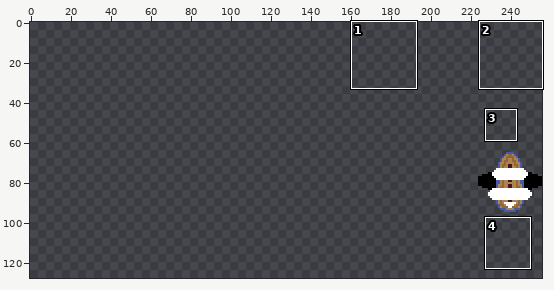
Sprite sheet -- public/benchmark2/dist/sos_assets/spritesheets/player_fiberglass.png. Above, an overview of the earlier version with the close-up marked.
Close-up. Before the commit:
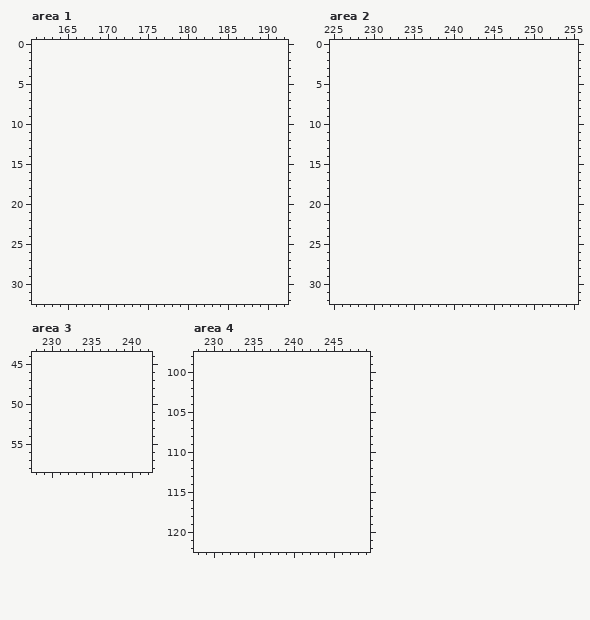
The file is 32x32 pixels. Colours within 5 levels of each other are drawn and written as one. Shown: area 1: x 161..192, y 0..32; area 2: x 225..255, y 0..32; area 3: x 228..242, y 44..58; area 4: x 228..249, y 98..122. The old version is drawn lined up with the new one, on the new canvas. The commit also changed other parts of the picture, which this record leaves out.
Now the later version:
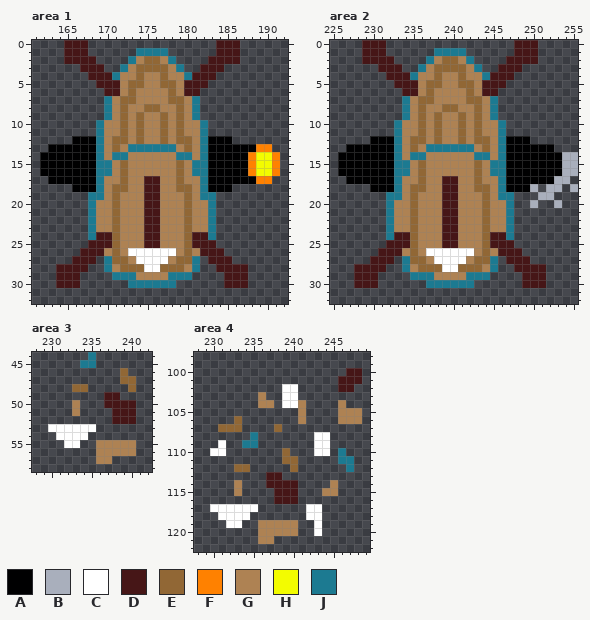
Palette (. is transparent): A #000001  B #a9afbc  C #ffffff  D #461617  E #916735  F #ff8100  G #ae8253  H #f3fc00  J #1c7a91
From old to new:
canvas 32x32 -> 256x128, the old top-left corner now at 224,64
Changed rows in their new state; - is an unchanged pixel.
Area 1:
first column x 162:
 0 ---DDD----------------DDD-----
 1 ---DDD------JJJJ------DDD-----
 2 ---DDDD----JGEEGJ----DDDD-----
 3 -----DDD--JGEEEEGJ--DDD-------
 4 ------DDDJGGEGGEGGJDDD--------
 5 -------DDDGEEGGEEGDDD---------
 6 --------DDGEGGGGEGDD----------
 7 --------JGEEGGGGEEGJ----------
 8 --------JGEGGEEGGEGJ----------
 9 --------JGEGEGGEGEGJ----------
10 -------JGGEGEGGEGEGGJ---------
11 -------JGGEGEGGEGEGGJ---------
12 ----AAAJGEEGEGGEGEEGJAAA------
13 -AAAAAAJGEGJJJJJJGEGJAAAAAAFF-
14 AAAAAAAJGJJGGGGGGJJGJAAAAAFHHF
15 AAAAAAAJJGEGGGGGGEGJJAAAAAFHHF
16 AAAAAAAJJGEGGGGGGEGJJAAAAAFHHF
17 -AAAAAAJGGEGGDDGGEGGJAAAAAAFF-
18 ----AAAJGEEGGDDGGEEGJAAA------
19 ------JJGEGGGDDGGGEGJJ--------
20 ------JGGEGGGDDGGGEGGJ--------
21 ------JGGEGGGDDGGGEGGJ--------
22 ------JGGEGGGDDGGGEGGJ--------
23 ------JGGEGGGDDGGGEGGJ--------
24 ------JDDEGGGDDGGGEDDJ--------
25 ------DDDEGGGDDGGGEDDD--------
26 -----DDDGEGCCCCCCGEGDDD-------
27 ----DDD-JEEGCCCCGEEJ-DDD------
28 --DDDD--JGEEECCEEEGJ--DDDD----
29 --DDD----JJJGGGGJJJ----DDD----
30 --DDD------JJJJJJ------DDD----
Area 2:
first column x 226:
 0 ---DDD----------------DDD-----
 1 ---DDD------JJJJ------DDD-----
 2 ---DDDD----JGEEGJ----DDDD-----
 3 -----DDD--JGEEEEGJ--DDD-------
 4 ------DDDJGGEGGEGGJDDD--------
 5 -------DDDGEEGGEEGDDD---------
 6 --------DDGEGGGGEGDD----------
 7 --------JGEEGGGGEEGJ----------
 8 --------JGEGGEEGGEGJ----------
 9 --------JGEGEGGEGEGJ----------
10 -------JGGEGEGGEGEGGJ---------
11 -------JGGEGEGGEGEGGJ---------
12 ----AAAJGEEGEGGEGEEGJAAA------
13 -AAAAAAJGEGJJJJJJGEGJAAAAAA---
14 AAAAAAAJGJJGGGGGGJJGJAAAAAAABB
15 AAAAAAAJJGEGGGGGGEGJJAAAAAAABB
16 AAAAAAAJJGEGGGGGGEGJJAAAAAAABB
17 -AAAAAAJGGEGGDDGGEGGJAAAAAABB-
18 ----AAAJGEEGGDDGGEEGJAAAB-BB-B
19 ------JJGEGGGDDGGGEGJJ---BB---
20 ------JGGEGGGDDGGGEGGJ--B--B--
21 ------JGGEGGGDDGGGEGGJ--------
22 ------JGGEGGGDDGGGEGGJ--------
23 ------JGGEGGGDDGGGEGGJ--------
24 ------JDDEGGGDDGGGEDDJ--------
25 ------DDDEGGGDDGGGEDDD--------
26 -----DDDGEGCCCCCCGEGDDD-------
27 ----DDD-JEEGCCCCGEEJ-DDD------
28 --DDDD--JGEEECCEEEGJ--DDDD----
29 --DDD----JJJGGGGJJJ----DDD----
30 --DDD------JJJJJJ------DDD----
Area 3:
first column x 230:
44 -----J-----
45 ----JJ-----
46 ---------E-
47 ---------EE
48 ---EE-----E
49 -------DD--
50 ---G---DDDD
51 ---G----DDD
52 --------DDD
53 CCCCCC-----
54 -CCCC------
55 --CC--GGGGG
56 ------GGGGG
57 ------GG---
Area 4:
first column x 230:
100 -----------------DD
101 ----------------DDD
102 ---------CC-----DD-
103 ------G--CC--------
104 ------GG-CCG----G--
105 -----------G----GGG
106 ---E-------G----GGG
107 -EEE----E----------
108 -----J-------CC----
109 -C--JJ-------CC----
110 CC-------E---CC-J--
111 ---------EE-----JJ-
112 ---EE-----E------J-
113 -------DD----------
114 ---G---DDDD----G---
115 ---G----DDD---GG---
116 --------DDD--------
117 CCCCCC------CC-----
118 -CCCC-------CC-----
119 --CC--GGGGG--C-----
120 ------GGGGG--C-----
121 ------GG-----------
Where, in picture pixels (left, top, right, bottom), the same in both close-ups:
added: (40, 40, 280, 288)
added: (338, 40, 578, 288)
added: (48, 352, 136, 464)
added: (210, 368, 362, 544)
